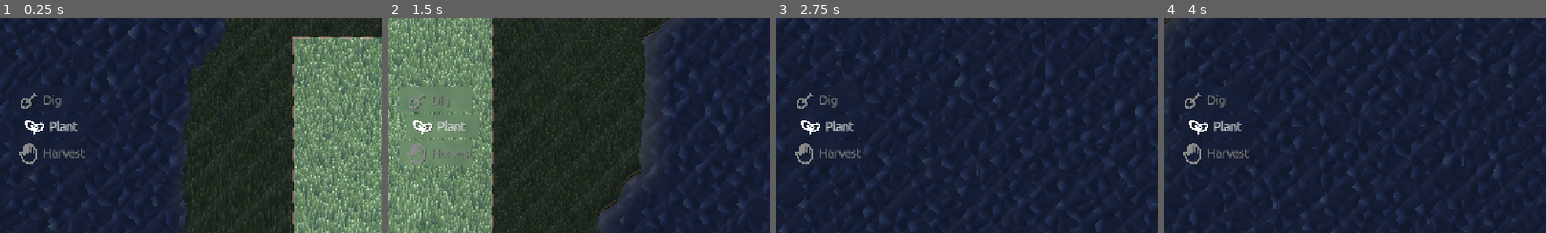
Above: before the commit, frames 1-4 (left to right).
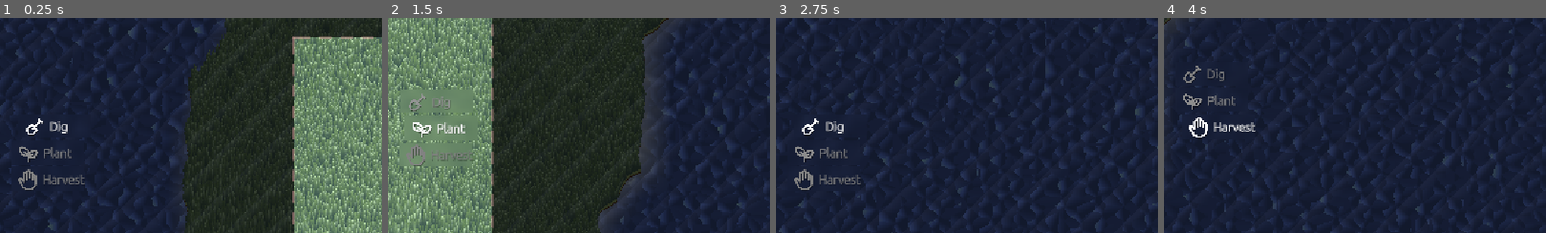
Above: after the commit, the same moments.

Repository: Glitch752/FarmAndFortune
Game: Godot game, scene res://scenes/Level.tscn
Two runs of this game, one before a commit and one after it. Both use one fixed random seed, a clock stepped at 60 frames per second and the inputs below.
Inputs (mouse positions are % of the whole screen's width and height, from its top left):
- Up to frame 1 (0.25 s): no input
- Up to frame 2 (1.5 s): tap Enter at 0.5 s; move the mouse to (72, 45) at 0.52 s; hold D (move_right) 0.53-1.28 s; tap 1 at 0.6 s; tap 2 at 0.8, 1.35 s; move the mouse to (30, 55) at 1.27 s; hold - (cycle_active_backward, bound only after the commit) from 1.28 s (still down)
- Up to frame 3 (2.75 s): tap 3 at 1.55, 2.1 s; move the mouse to (60, 28) at 2.02 s; release - (cycle_active_backward, bound only after the commit) at 2.03 s; hold D (move_right) from 2.03 s (still down); tap 1 at 2.3 s
- Up to frame 4 (4 s): move the mouse to (45, 70) at 2.77 s; release D (move_right) at 2.78 s; hold = (cycle_active_forward, bound only after the commit) 2.78-3.53 s; tap 1 at 2.85 s; tap 2 at 3.05, 3.6 s; move the mouse to (80, 65) at 3.52 s; hold A (move_left) from 3.53 s (still down); tap 3 at 3.8 s
The pictures show only the part of the screen within x 0-50%, y 25-75%; the shares and areas given below are measured in that part.

The runs differ from the first frame. In frame 1, 1.6% of the frame differs, in the area x 3-23%, y 33-81%; in frame 2, 1.3%; in frame 3, 1.6%; in frame 4, 1.7%, in the area x 5-24%, y 21-69%.

Commit message:
Interaction keybinds

Diff:
--- a/project.godot
+++ b/project.godot
@@ -19,6 +19,7 @@
 [autoload]
 
 MapSingleton="*res://scripts/map_singleton.gd"
+InteractionSingleton="*res://scripts/interaction_singleton.gd"
 
 [display]
 
@@ -63,6 +64,18 @@
 , Object(InputEventJoypadMotion,"resource_local_to_scene":false,"resource_name":"","device":-1,"axis":0,"axis_value":1.0,"script":null)
 ]
 }
+cycle_active_forward={
+"deadzone": 0.2,
+"events": [Object(InputEventKey,"resource_local_to_scene":false,"resource_name":"","device":-1,"window_id":0,"alt_pressed":false,"shift_pressed":false,"ctrl_pressed":false,"meta_pressed":false,"pressed":false,"keycode":0,"physical_keycode":61,"key_label":0,"unicode":61,"location":0,"echo":false,"script":null)
+, Object(InputEventJoypadButton,"resource_local_to_scene":false,"resource_name":"","device":-1,"button_index":10,"pressure":0.0,"pressed":false,"script":null)
+]
+}
+cycle_active_backward={
+"deadzone": 0.2,
+"events": [Object(InputEventKey,"resource_local_to_scene":false,"resource_name":"","device":-1,"window_id":0,"alt_pressed":false,"shift_pressed":false,"ctrl_pressed":false,"meta_pressed":false,"pressed":false,"keycode":0,"physical_keycode":45,"key_label":0,"unicode":45,"location":0,"echo":false,"script":null)
+, Object(InputEventJoypadButton,"resource_local_to_scene":false,"resource_name":"","device":-1,"button_index":9,"pressure":0.0,"pressed":false,"script":null)
+]
+}
 
 [rendering]
 
--- a/scenes/LevelInterface.tscn
+++ b/scenes/LevelInterface.tscn
@@ -6,7 +6,7 @@
 [ext_resource type="PackedScene" uid="uid://bfttmmdwpwctf" path="res://ui/BlurButton.tscn" id="4_5idoe"]
 [ext_resource type="StyleBox" uid="uid://bdd81p0708w5t" path="res://ui/buttonPanelNormal.tres" id="4_5xd67"]
 [ext_resource type="PackedScene" uid="uid://c0qm7ovj3aec4" path="res://ui/ToolButton.tscn" id="4_x080e"]
-[ext_resource type="Script" uid="uid://nk838dy10qo0" path="res://ui/nodes/selection_highlight_vbox.gd" id="6_ldihh"]
+[ext_resource type="Script" uid="uid://c8dhtfiqxnb" path="res://ui/interaction_tool_ui.gd" id="6_ldihh"]
 [ext_resource type="Texture2D" uid="uid://cysal3jjxlduu" path="res://ui/icons/tools/shovel.png" id="7_fcdxv"]
 [ext_resource type="Texture2D" uid="uid://c0ngbrq5klc0r" path="res://ui/icons/tools/plant.png" id="8_wh1fv"]
 [ext_resource type="Texture2D" uid="uid://cigrreghgq3r7" path="res://ui/icons/tools/hand.png" id="9_ldihh"]
--- /dev/null
+++ b/scripts/interaction_singleton.gd
@@ -0,0 +1,42 @@
+extends Node
+
+enum InteractionType {
+    Dig,
+    Plant,
+    Harvest
+}
+
+var interaction_shortcuts: Dictionary[Key, InteractionType] = {
+    Key.KEY_1: InteractionType.Dig,
+    Key.KEY_2: InteractionType.Plant,
+    Key.KEY_3: InteractionType.Harvest
+}
+
+signal interaction_changed(current_interaction: InteractionType)
+var current_interaction: InteractionType = InteractionType.Dig:
+    set(value):
+        current_interaction = value
+        interaction_changed.emit(current_interaction)
+
+func cycle(slots: int) -> void:
+    current_interaction = (
+        (int(current_interaction) + slots + InteractionType.size()) % InteractionType.size()
+    ) as InteractionType
+
+func _unhandled_input(event: InputEvent) -> void:
+    if event.is_action_pressed("cycle_active_forward"):
+        cycle(1)
+        get_viewport().set_input_as_handled()
+        return
+    if event.is_action_pressed("cycle_active_backward"):
+        cycle(-1)
+        get_viewport().set_input_as_handled()
+        return
+
+    if event is InputEventKey and event.pressed and not event.echo:
+        var key_event = event as InputEventKey
+        var key = key_event.keycode
+        if key in interaction_shortcuts:
+            current_interaction = interaction_shortcuts[key]
+            get_viewport().set_input_as_handled()
+            return
--- /dev/null
+++ b/ui/interaction_tool_ui.gd
@@ -0,0 +1,8 @@
+@warning_ignore("missing_tool")
+
+extends SelectionHighlightVBox
+
+func _ready() -> void:
+    InteractionSingleton.interaction_changed.connect(func(interaction):
+        selected_index = interaction)
+    selected_index = InteractionSingleton.current_interaction
Not shown, added: scripts/interaction_singleton.gd.uid
Not shown, added: ui/interaction_tool_ui.gd.uid
